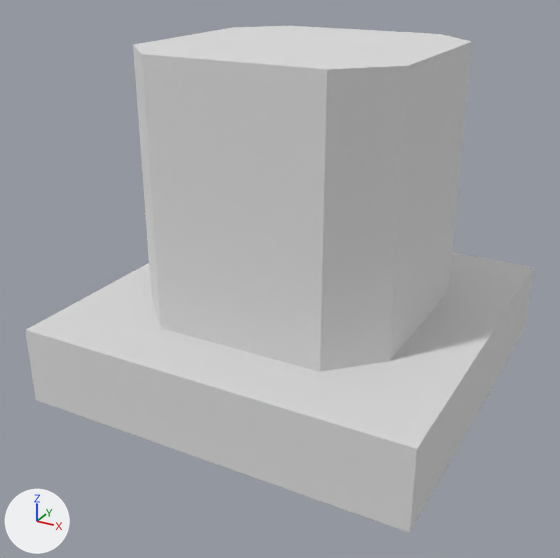
The glTF model models/ultimate-pack/low-poly-10/m/tiles-skyscraper-small.glb as it was, and as the next commit left it.
Rendered twice from a 50 mm camera at (25.7, -50.4, 26.2) aimed at (-0.6, -2.5, 2.3). Lighting does not change. The marker at lower left points along +X, +Y and +Z. The first picture is the older version. Where no turn or scale is listed for an object, it has been applied to the vertices.

Names of what the first picture shows: 'skyscraper-small'.
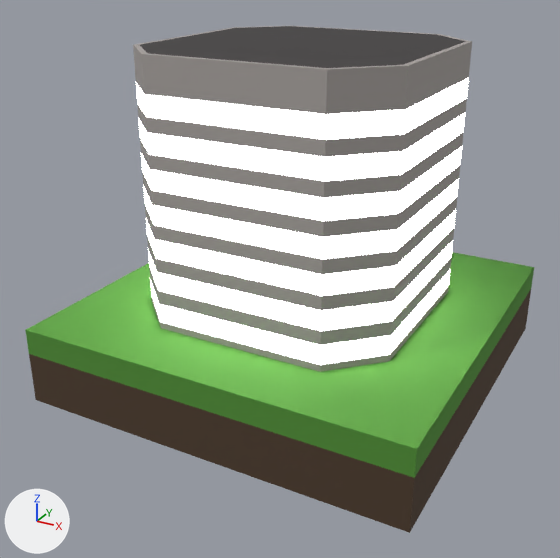
Location of each change, [x1, y1, x2, y2] in pixels of the pictures (560 x 558 px):
'skyscraper-small', recoloured, surface changed
    both: [25, 26, 534, 533]

Diff of the bpy script that builds the scene:
```diff
--- a/models/ultimate-pack/low-poly-10/m/tiles-skyscraper-small.glb.py
+++ b/models/ultimate-pack/low-poly-10/m/tiles-skyscraper-small.glb.py
@@ mat_64_glass @@
 mat_64_glass = principled_material('64 GLASS')
-mat_64_glass.base_color = (0.8, 0.8, 0.8)  # white #e7e7e7
+mat_64_glass.base_color = (0.0482, 0.076, 0.0895)  # dark cyan #3e4e54
 mat_64_glass.metallic = 0.4
 mat_64_glass.roughness = 1.0
+mat_64_glass.emission_strength = 4.954
@@ mat_21_grey_light @@
 mat_21_grey_light = principled_material('21 GREY LIGHT')
-mat_21_grey_light.base_color = (0.8, 0.8, 0.8)  # white #e7e7e7
+mat_21_grey_light.base_color = (0.386, 0.356, 0.342)  # grey #a7a19e
 mat_21_grey_light.metallic = 0.4
@@ mat_18_grey_dark @@
 mat_18_grey_dark = principled_material('18 GREY-DARK')
-mat_18_grey_dark.base_color = (0.8, 0.8, 0.8)  # white #e7e7e7
+mat_18_grey_dark.base_color = (0.0497, 0.0452, 0.0452)  # dark grey #3f3c3c
 mat_18_grey_dark.metallic = 0.4
@@ mat_36_green @@
 mat_36_green = principled_material('36 GREEN')
-mat_36_green.base_color = (0.8, 0.8, 0.8)  # white #e7e7e7
+mat_36_green.base_color = (0.0803, 0.273, 0.0348)  # green #508f34
 mat_36_green.metallic = 0.4
@@ mat_9_brown_darkest @@
 mat_9_brown_darkest = principled_material('9 BROWN-DARKEST')
-mat_9_brown_darkest.base_color = (0.8, 0.8, 0.8)  # white #e7e7e7
+mat_9_brown_darkest.base_color = (0.0742, 0.0437, 0.0242)  # brown #4d3b2b
 mat_9_brown_darkest.metallic = 0.4
```
